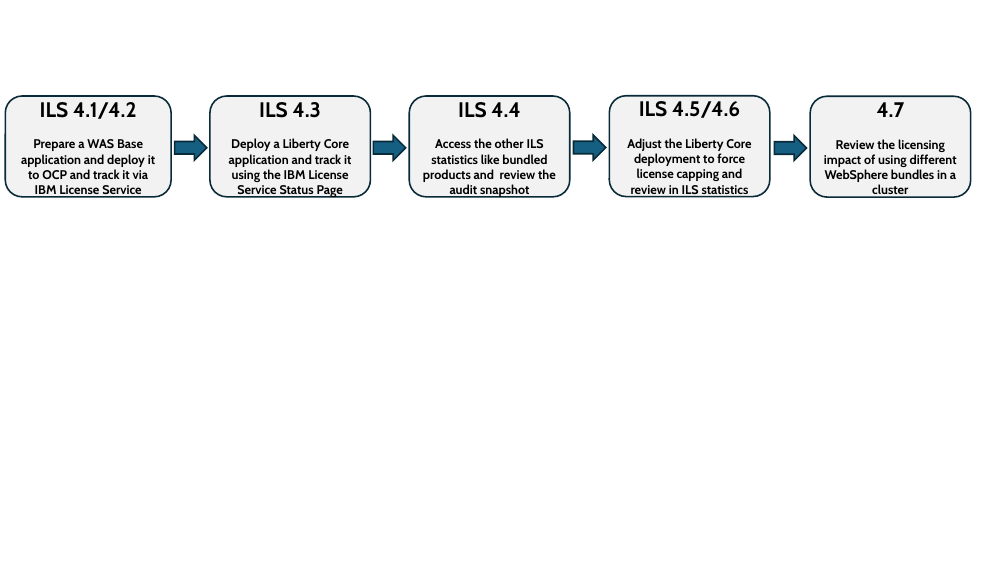
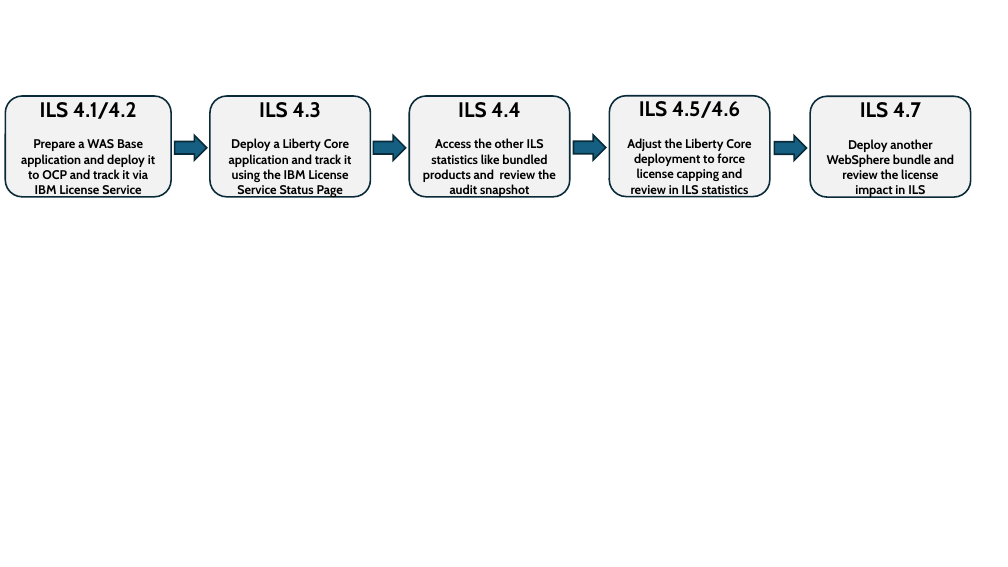
Before and after one commit to LarsBesselmann/LibertyGettingStarted-2026-OCP-Lab, a slide deck: slide 7 of images/media/Steps.pptx. Drawn at 1008x567 pixels with LibreOffice and Linux fonts; fonts in the diff are those of the drawing. Boxes give left, top, right and bottom in pixels: in the first picture for what was removed or moved away, otherwise in the second. Text is boxed around its words. In the diff, an @@ line names an element or a change of style, - is before the commit and + after.

```diff
--- a/images/media/Steps.pptx
+++ b/images/media/Steps.pptx
@@ text in rounded rectangle at <box>827,102,954,197</box>: text changed @@
-4.7
-Review the licensing impact of using different WebSphere bundles in a cluster
+ILS 4.7
+Deploy another WebSphere bundle and review the license impact in ILS
```
Also in this commit, not shown: 1 other file.
